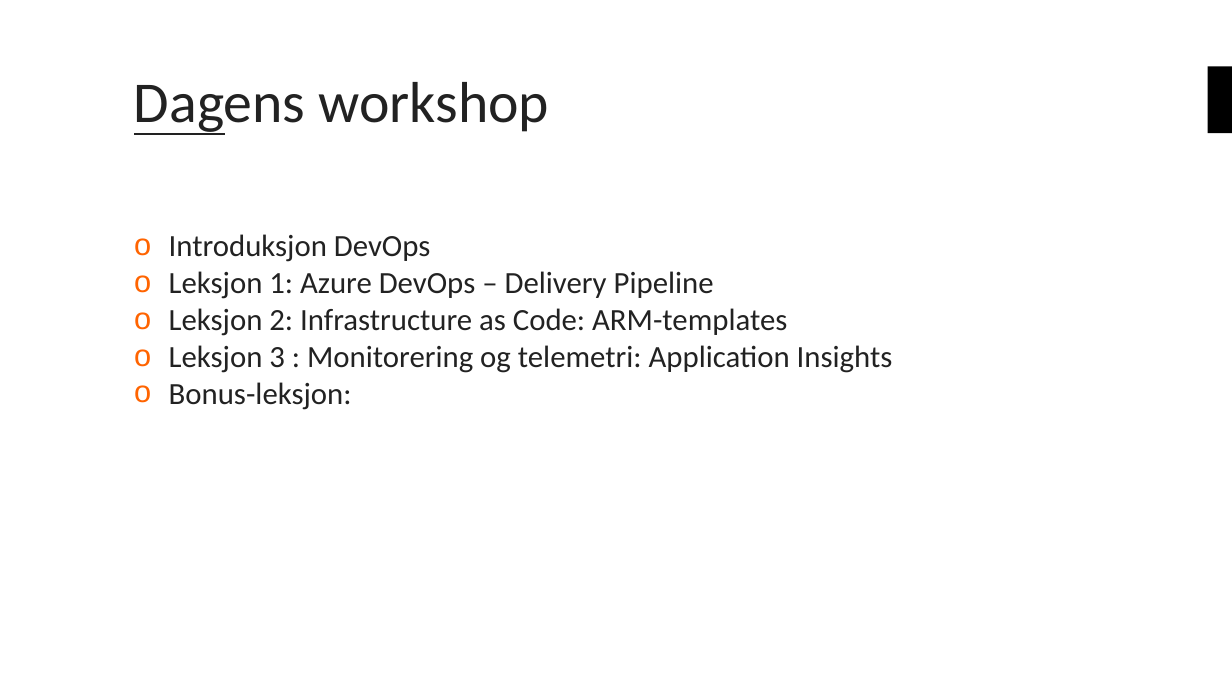
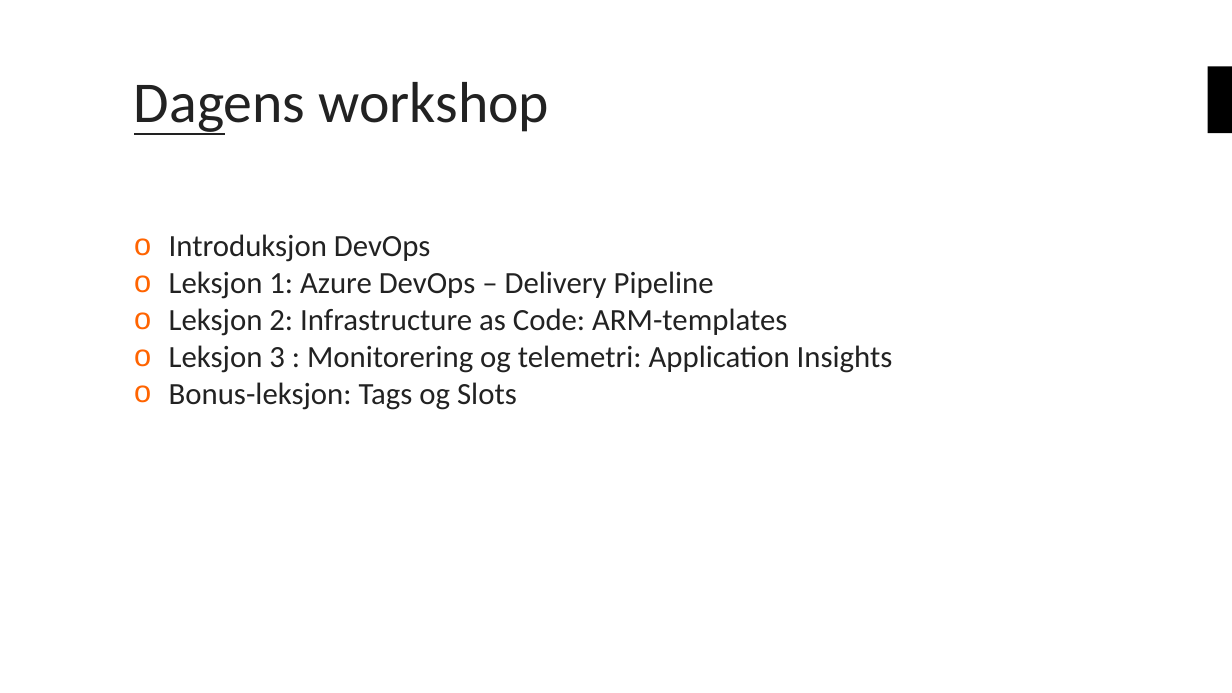
Before and after one commit to bouvet/azure-workshops, a slide deck: slide 4 of Workshop_2/Presentasjon/Azureskolen-Workshop#2.pptx. Drawn at 1232x693 pixels with LibreOffice and Linux fonts; fonts in the diff are those of the drawing; background and template pictures are left out. Boxes give left, top, right and bottom in pixels: in the first picture for what was removed or moved away, otherwise in the second. Text is boxed around its words. In the diff, an @@ line names an element or a change of style, - is before the commit and + after.

```diff
--- a/Workshop_2/Presentasjon/Azureskolen-Workshop#2.pptx
+++ b/Workshop_2/Presentasjon/Azureskolen-Workshop#2.pptx
@@ text at <box>169,382,517,410</box>: text changed @@
-o Bonus-leksjon:
+o Bonus-leksjon: Tags og Slots
```
Also in this commit, not shown: 2 other slides changed, 2 slides added, 6 slides removed, 1 other file.
